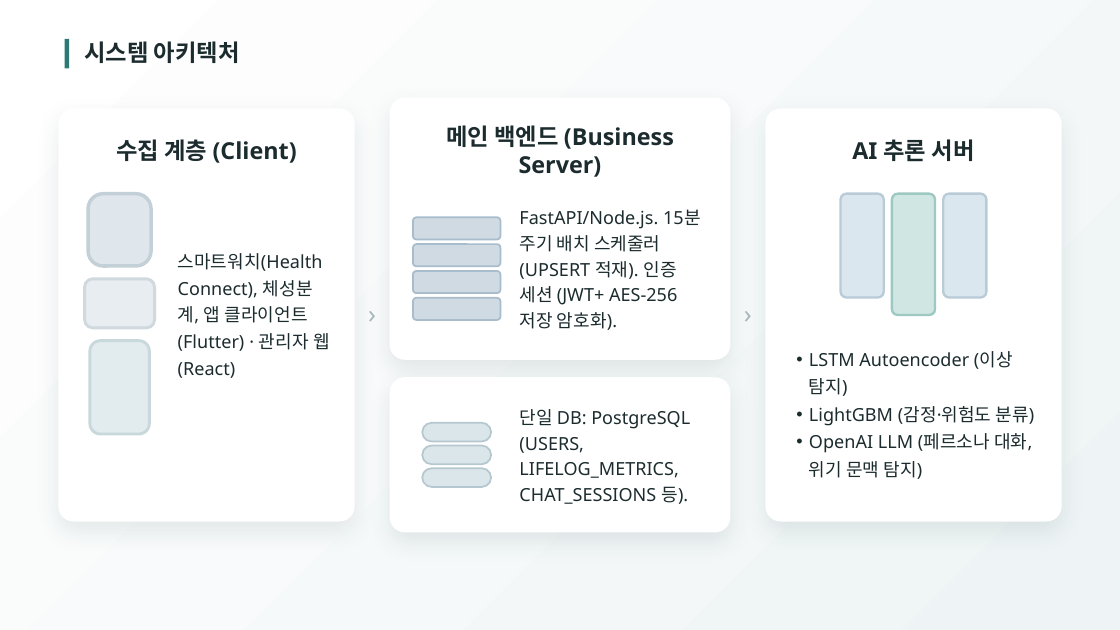
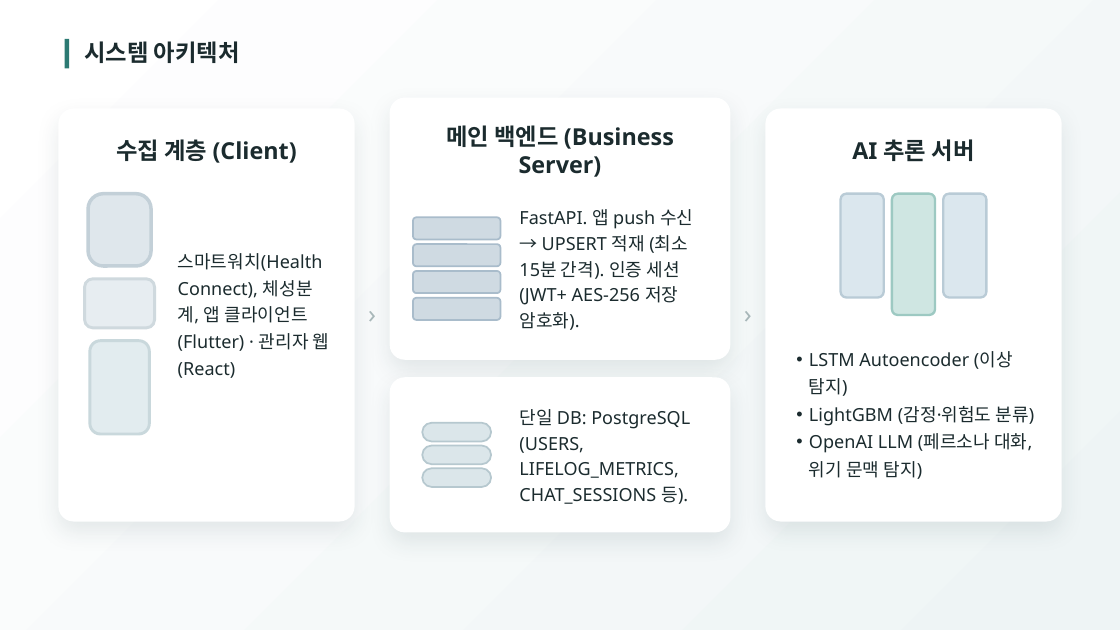
Before and after one commit to 2026-SMHRD-KDT-HealthCare-5/lisn, a slide deck: slide 8 of Documents/프로젝트_기획서_발표자료_귀기울임.pptx. Drawn at 1120x630 pixels with LibreOffice and Linux fonts; fonts in the diff are those of the drawing. Boxes give left, top, right and bottom in pixels: in the first picture for what was removed or moved away, otherwise in the second. Text is boxed around its words. In the diff, an @@ line names an element or a change of style, - is before the commit and + after.

```diff
--- a/Documents/프로젝트_기획서_발표자료_귀기울임.pptx
+++ b/Documents/프로젝트_기획서_발표자료_귀기울임.pptx
@@ text at box(519, 209, 693, 330): text changed @@
-FastAPI/Node.js. 15분 주기 배치 스케줄러 (UPSERT 적재). 인증 세션 (JWT+ AES-256 저장 암호화).
+FastAPI. 앱 push 수신 → UPSERT 적재 (최소 15분 간격). 인증 세션 (JWT+ AES-256 저장 암호화).
```
Also in this commit, not shown: 7 other slides changed.
